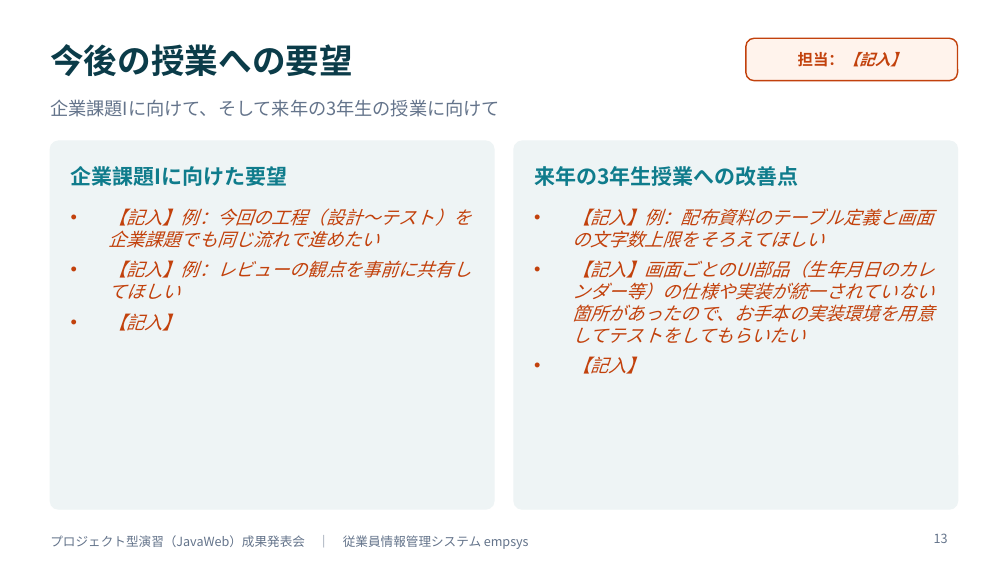
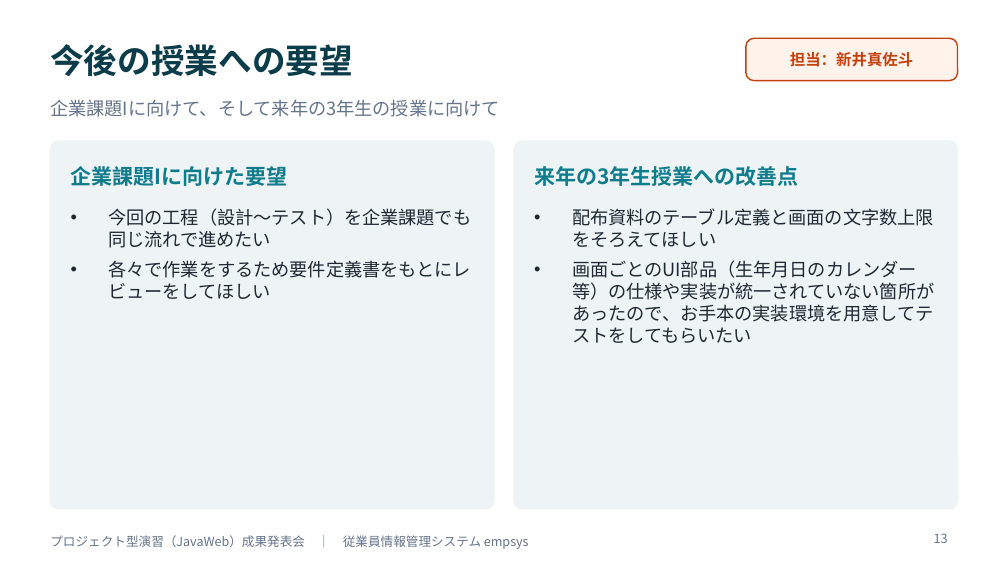
Before and after one commit to amasato1221/web_-application, a slide deck: slide 13 of 成果発表会資料_テンプレート.pptx. Drawn at 1008x567 pixels with LibreOffice and Linux fonts; fonts in the diff are those of the drawing. Boxes give left, top, right and bottom in pixels: in the first picture for what was removed or moved away, otherwise in the second. Text is boxed around its words. In the diff, an @@ line names an element or a change of style, - is before the commit and + after.

```diff
--- a/成果発表会資料_テンプレート.pptx
+++ b/成果発表会資料_テンプレート.pptx
@@ text in rounded rectangle at bbox=[790, 52, 913, 67]: text changed; italic off @@
-担当：【記入】
+担当：新井真佐斗
@@ text at bbox=[108, 208, 471, 299]: text changed; text colour #C2410C to #1F2933; italic off @@
-• 【記入】例：今回の工程（設計〜テスト）を企業課題でも同じ流れで進めたい
-• 【記入】例：レビューの観点を事前に共有してほしい
-• 【記入】
+• 今回の工程（設計〜テスト）を企業課題でも同じ流れで進めたい
+• 各々で作業をするため要件定義書をもとにレビューをしてほしい
@@ text at bbox=[572, 208, 934, 343]: text changed; text colour #C2410C to #1F2933; italic off @@
-• 【記入】例：配布資料のテーブル定義と画面の文字数上限をそろえてほしい
-• 【記入】画面ごとのUI部品（生年月日のカレンダー等）の仕様や実装が統一されていない箇所があったので、お手本の実装環境を用意してテストをしてもらいたい
-• 【記入】
+• 配布資料のテーブル定義と画面の文字数上限をそろえてほしい
+• 画面ごとのUI部品（生年月日のカレンダー等）の仕様や実装が統一されていない箇所があったので、お手本の実装環境を用意してテストをしてもらいたい
```
Also in this commit, not shown: 13 other slides changed, 4 other files.
